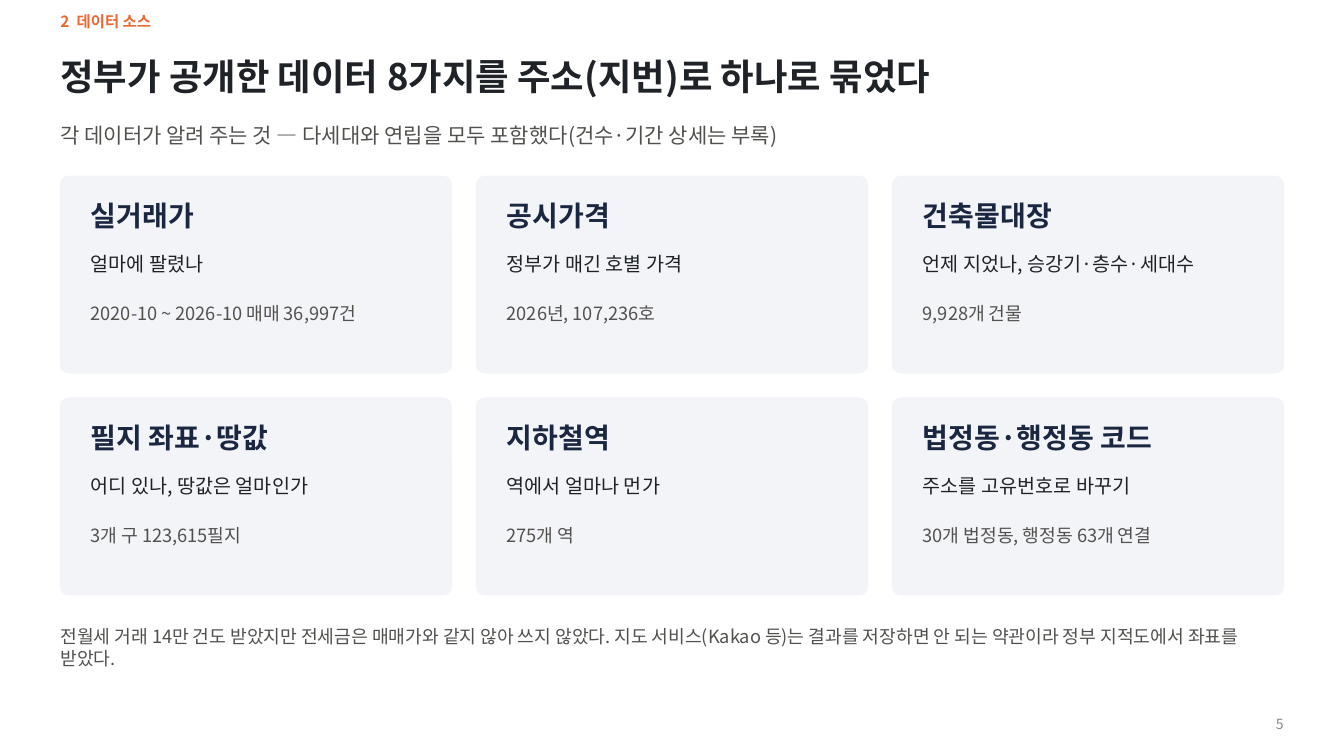
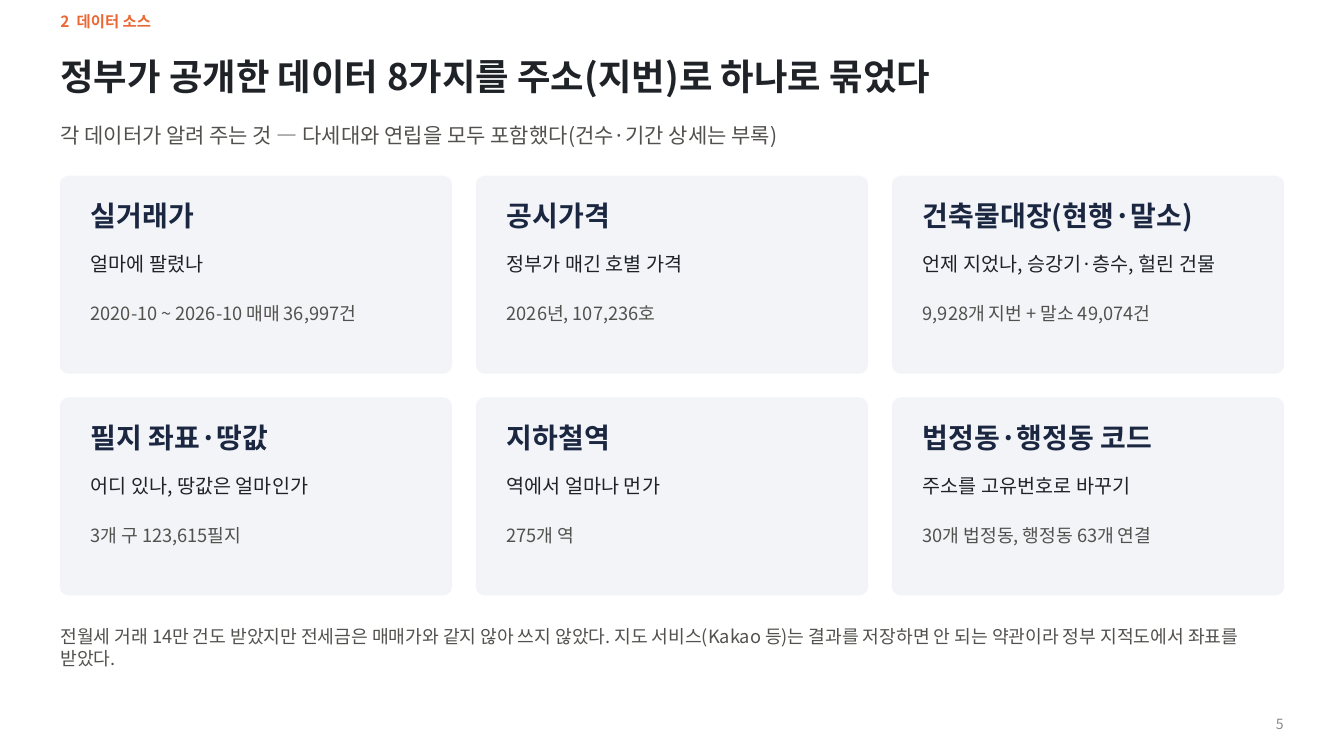
Before and after one commit to KimInSeok-DA/DA_Seoul_Villa_AVM, a slide deck: slide 5 of presentation/AVM_발표.pptx. Drawn at 1344x756 pixels with LibreOffice and Linux fonts; fonts in the diff are those of the drawing. Boxes give left, top, right and bottom in pixels: in the first picture for what was removed or moved away, otherwise in the second. Text is boxed around its words. In the diff, an @@ line names an element or a change of style, - is before the commit and + after.

```diff
--- a/presentation/AVM_발표.pptx
+++ b/presentation/AVM_발표.pptx
@@ text at (923, 202, 1193, 232): text changed @@
-건축물대장
+건축물대장(현행·말소)
@@ text at (923, 254, 1215, 275): text changed @@
-언제 지었나, 승강기·층수·세대수
+언제 지었나, 승강기·층수, 헐린 건물
@@ text at (923, 305, 1150, 323): text changed @@
-9,928개 건물
+9,928개 지번 + 말소 49,074건
```
Also in this commit, not shown: 8 other slides changed, 1 slide added, 7 other files.
